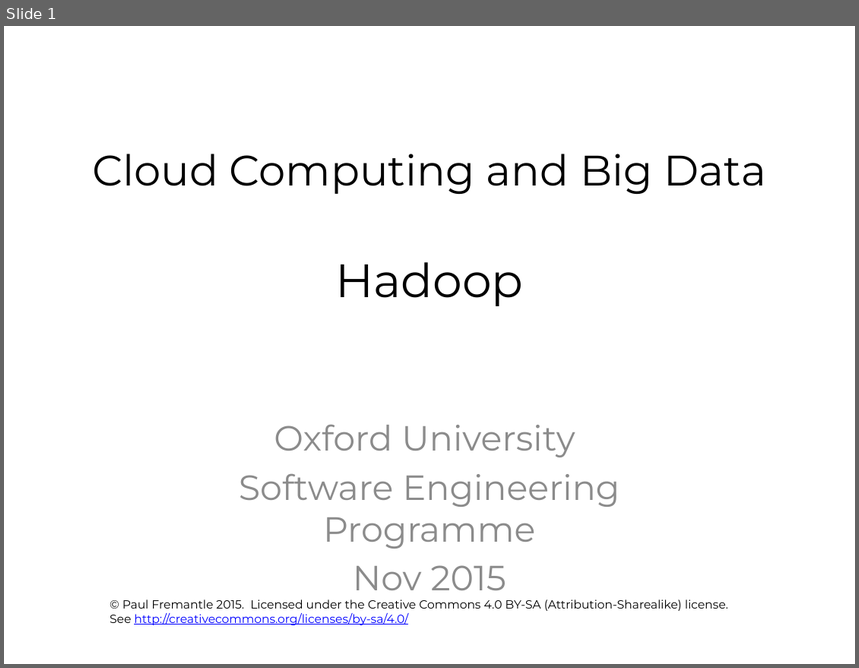
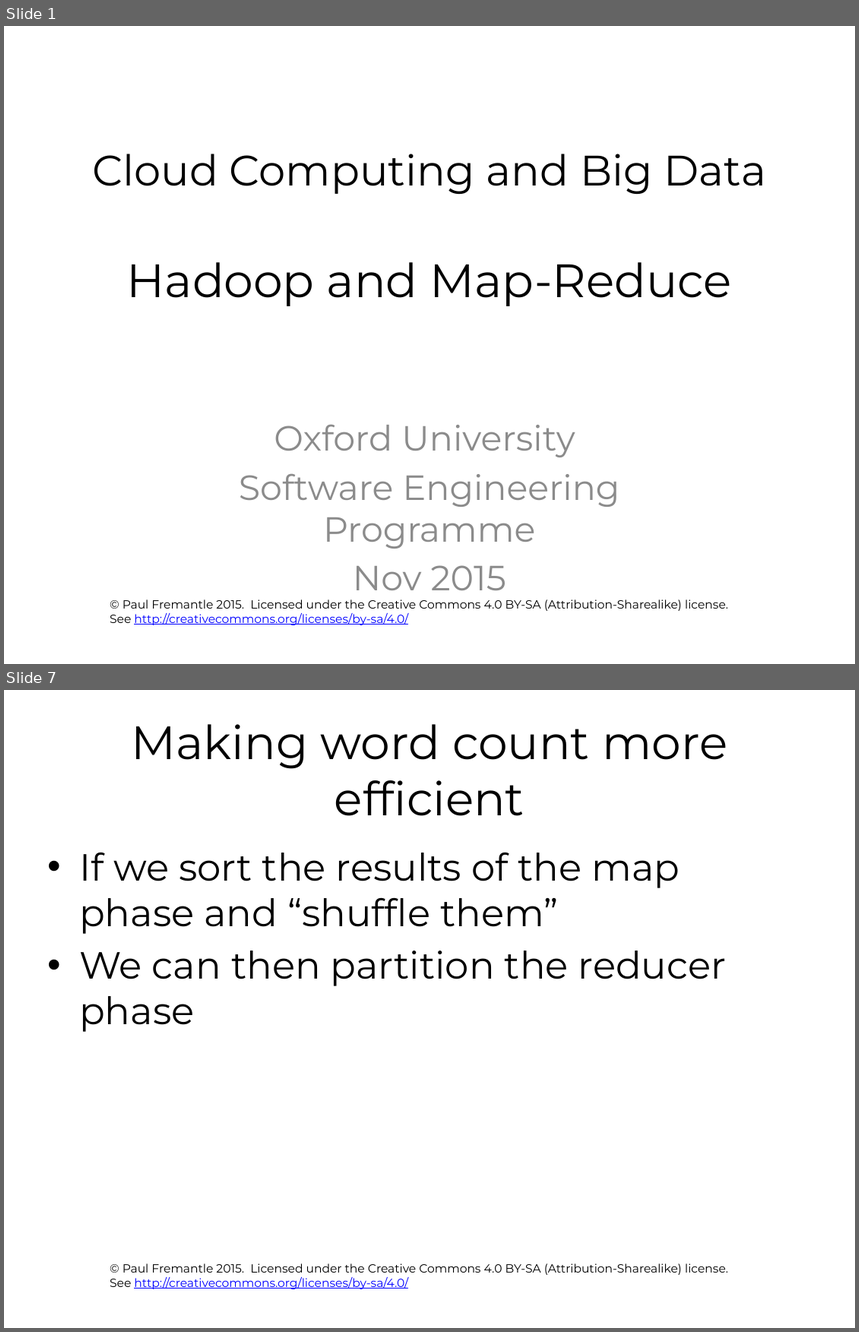
Before and after one commit to pzfreo/ox-clo, a slide deck: pres-source/05-hadoop.pptx. Shown one above the other, each under a label of ours: slide 1 before the commit, slides 1 and 7 after it; the slides between them are not shown. The pictures are 859x668 and 859x1332 pixels, drawn with LibreOffice and Linux fonts; fonts in the diff are those of the drawing; background and template pictures are left out. Boxes give left, top, right and bottom in pixels: in the first picture for what was removed or moved away, otherwise in the second. Text is boxed around its words. In the diff, an @@ line names an element or a change of style, - is before the commit and + after.

```diff
--- a/pres-source/05-hadoop.pptx
+++ b/pres-source/05-hadoop.pptx
@@ slide 7 added at (4,690,855,1328), background #FFFFFF; not listed: 1 template element that a slide beside it also shows @@
@@ title added at (132,724,728,816), 39.6 pt, text #000000 @@
+Making word count more efficient
@@ text added at (79,852,726,1032), 32 pt, text #000000 @@
+• If we sort the results of the map phase and “shuffle them”
+• We can then partition the reducer phase
@@ slide 1 changed as well @@
@@ title at (92,154,767,306): text changed @@
-Cloud Computing and Big Data
-Hadoop
+Cloud Computing and Big Data
+Hadoop and Map-Reduce
```
Also in this commit, not shown: 26 other slides added, 1 slide removed, 1 other file.
